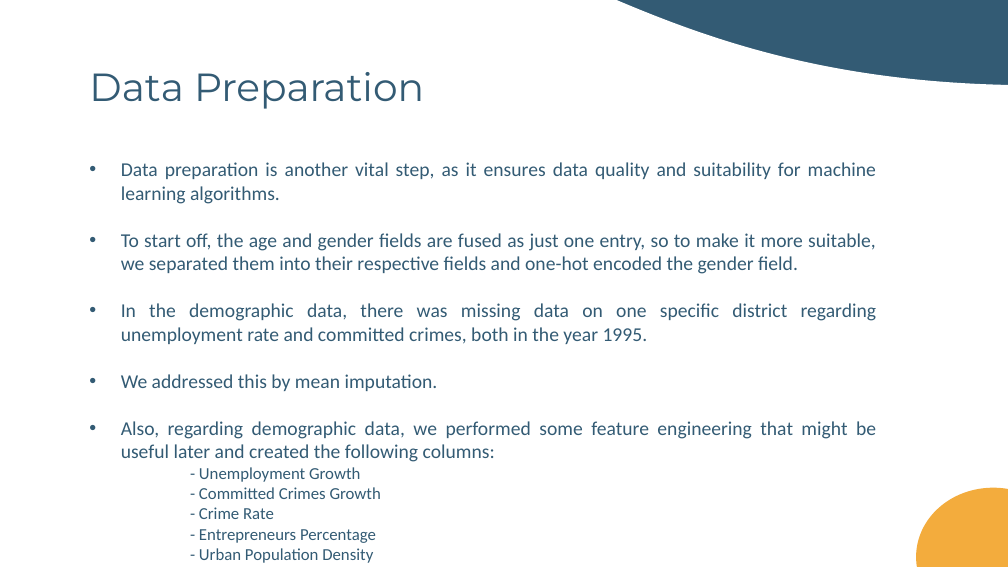
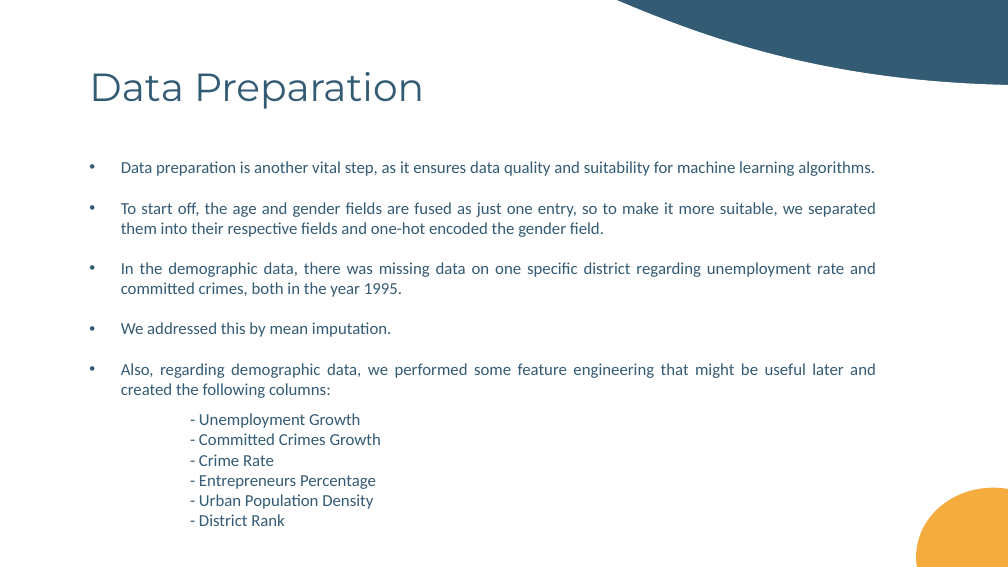
Before and after one commit to DanielaTomas/FCUP-DM1, a slide deck: slide 5 of docs/DM1.pptx. Drawn at 1008x567 pixels with LibreOffice and Linux fonts; fonts in the diff are those of the drawing. Boxes give left, top, right and bottom in pixels: in the first picture for what was removed or moved away, otherwise in the second. Text is boxed around its words. In the diff, an @@ line names an element or a change of style, - is before the commit and + after.

```diff
--- a/docs/DM1.pptx
+++ b/docs/DM1.pptx
@@ text at (x1=121, y1=161, x2=876, y2=428): size 14 to 12 pt in "Data preparation is another vital step, as ...", "To start off, the age and gender ...", "In the demographic data, there was missing ...", "We addressed this by mean imputation." and 1 more places; line spacing 1 to 1.5 @@
```
Also in this commit, not shown: 3 other slides changed, 1 slide removed.
